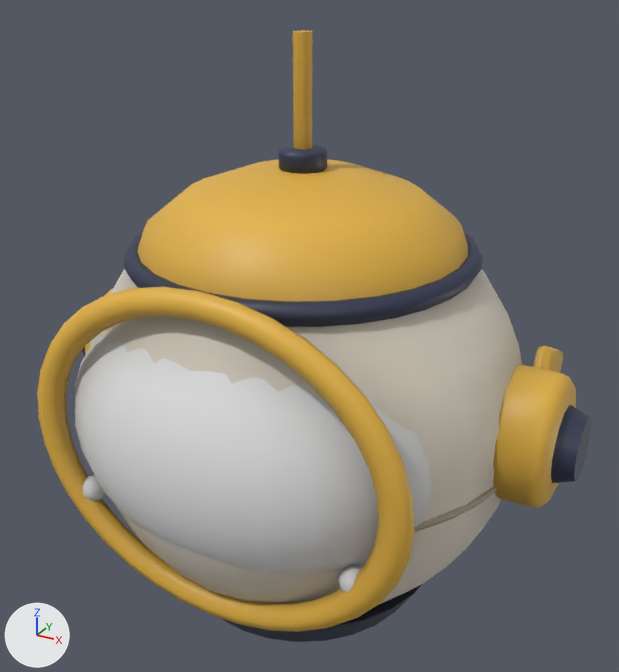
The glTF model public/models/lumi.glb: old version first, new version second.
Before and after are seen from a camera (50 mm lens) standing at (0.518, -0.924, 0.552) and looking at (0.003, 0.012, 0.084). Lighting does not change. The marker at lower left points along +X, +Y and +Z. The older version comes first. Vertices at exactly the same position are counted once.

Names of what the first picture shows: 'lumi'.
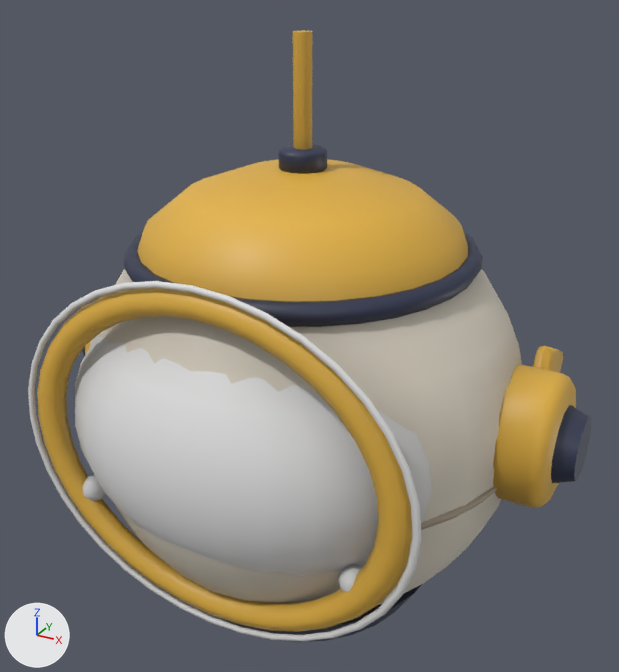
The change, as a list of edits to the scene's bpy script:
```text
Change me_lumi:
    used by ob_lumi; location = (0.0, 0.0, 0.0)
    remove me_lumi.from_pydata(...)  # 2933 vertices, 5728 faces; spans x -0.375..0.375, y -0.298..0.317, z -0.31..0.475
    add me_lumi.from_pydata(...)  # 3149 vertices, 6160 faces; spans x -0.375..0.375, y -0.298..0.317, z -0.31..0.475
    me_lumi part 1: a new loose piece of 216 vertices spanning x -0.271..0.271, y -0.244..-0.237, z -0.214..0.238, in mat_glow_warm
    me_lumi part 2: 355 kept faces spanning x -0.26..0.277, y -0.247..-0.11, z -0.238..0.285 get new vertex colours
```

Pixel boxes [x1, y1, x2, y2] of what changed, in the pictures (619 x 672 px):
'lumi', reshaped: before [37, 31, 591, 642]; after [28, 31, 591, 642]
part 1 of me_lumi, added: after [28, 281, 422, 641]
part 2 of me_lumi, recoloured: [37, 282, 423, 632] in both
